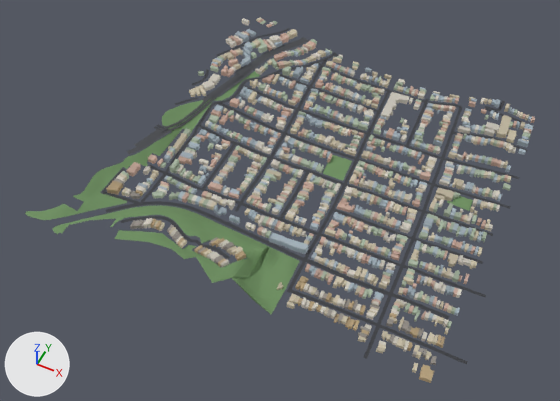
An edit to the glTF model public/tiles/tile_9_16.glb, drawn before and after from the same camera.
The view is the same before and after, from a camera (50 mm lens) standing at (908.0, -5499.0, 1431.0) and looking at (369.0, -4421.0, 83.0). Every picture has the same lights, and +X, +Y and +Z are marked at lower left. The older version comes first. Where no turn or scale is listed for an object, it has been applied to the vertices.

Names of what the first picture shows: 'bld_9_16', 'grn_9_16', 'road_9_16'.
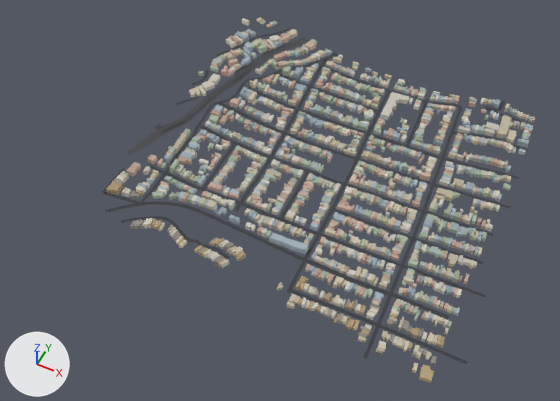
The change in detail:
Object 'grn_9_16' (ob_grn_9_16) is deleted.

Changed parts and their boxes [x1, y1, x2, y2] in the pictures (560 x 401 px):
'grn_9_16', deleted
    before: [25, 71, 473, 314]
